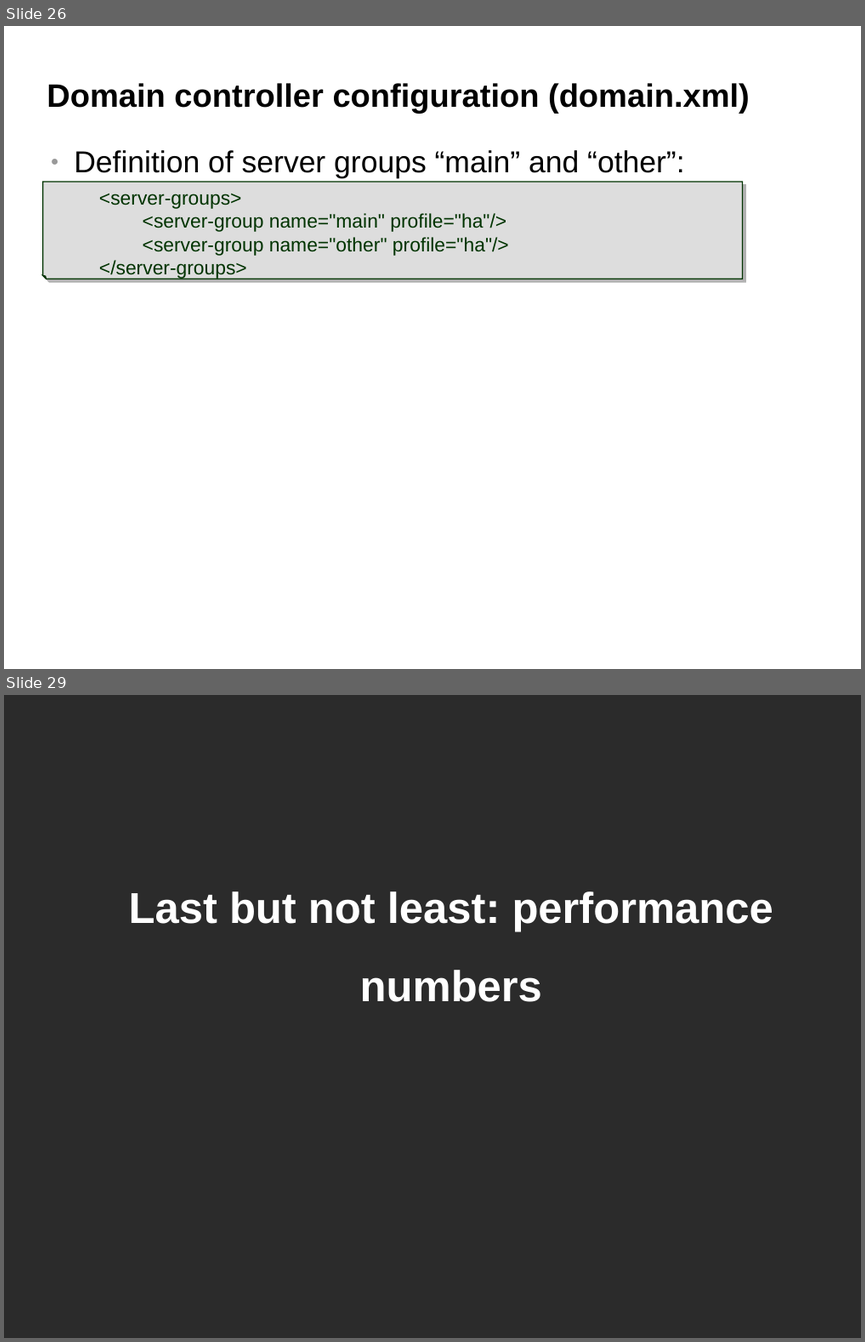
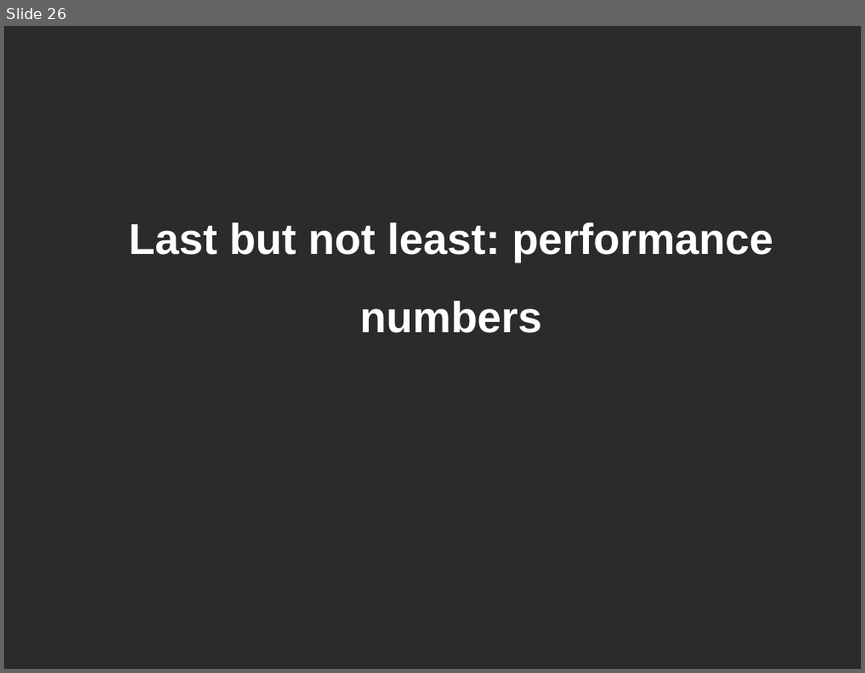
Before and after one commit to belaban/SessionPerf, a slide deck: docs/jbw2012.odp. Shown one above the other, each under a label of ours: slides 26 and 29 before the commit, slide 26 after it; the slides between them are not shown. The pictures are 865x1342 and 865x673 pixels, drawn with LibreOffice and Linux fonts; fonts in the diff are those of the drawing; background and template pictures are left out; a plain dark background stands for a picture behind light text. Boxes give left, top, right and bottom in pixels: in the first picture for what was removed or moved away, otherwise in the second. Text is boxed around its words. In the diff, an @@ line names an element or a change of style, - is before the commit and + after.

```diff
--- a/docs/jbw2012.odp
+++ b/docs/jbw2012.odp
@@ slide 26 removed at [4, 26, 861, 669], background #FFFFFF @@
@@ title removed at [46, 83, 749, 114] @@
-Domain controller configuration (domain.xml)
@@ text removed at [74, 150, 684, 179] @@
-● Definition of server groups “main” and “other”:
@@ folded corner removed at [43, 182, 743, 278] @@
-<server-groups>
-<server-group name="main" profile="ha"/>
-<server-group name="other" profile="ha"/>
-</server-groups>
@@ what was slide 29 is now slide 26 @@
```
Also in this commit, not shown: 4 slides changed, 2 slides added, 4 other slides removed, 1 other file.
